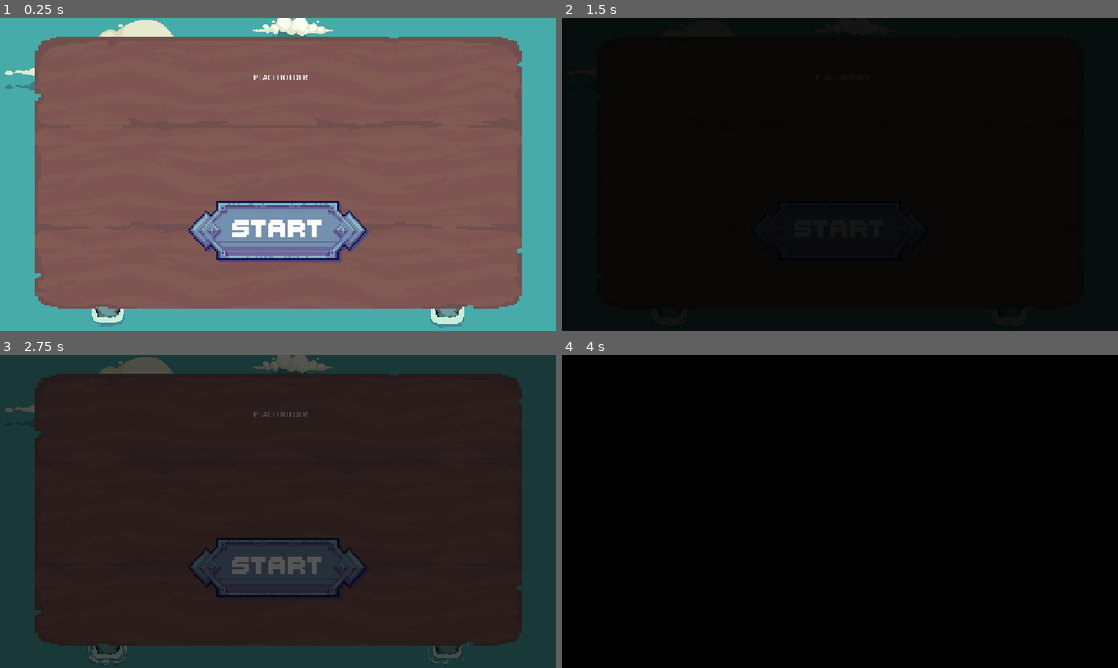
Above: before the commit, frames 1-4 (two rows, left to right).
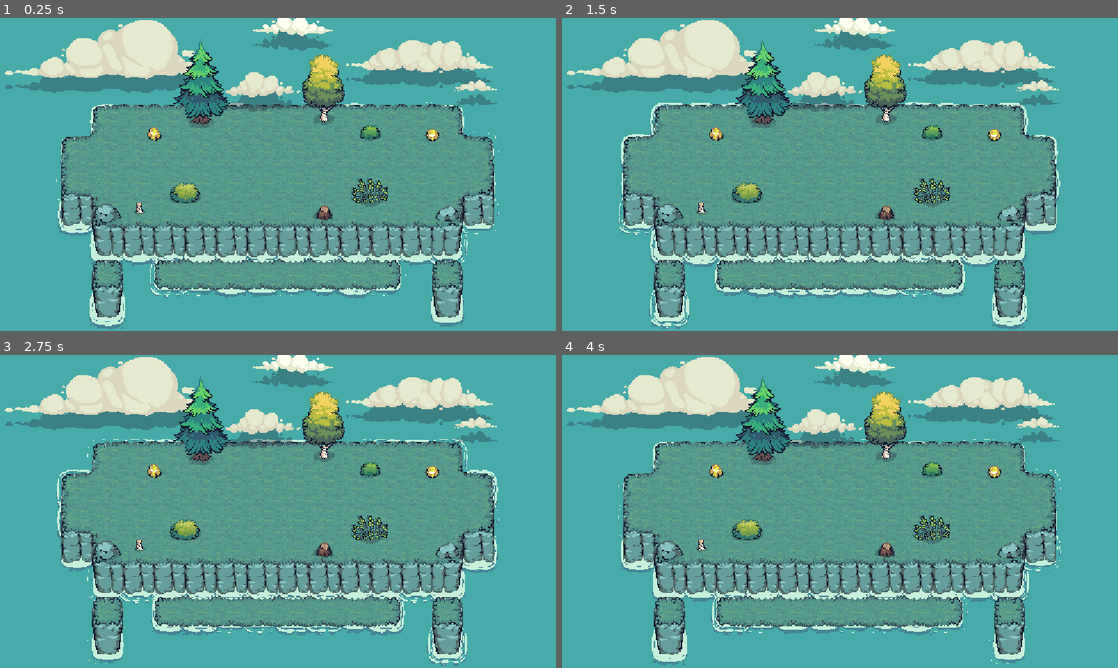
Above: after the commit, the same moments.

Repository: diceccoj/deltahacks-12
Game: Godot game, scene res://scenes/camera_stream/camera_stream.tscn
Two runs of this game, one before a commit and one after it. Both use one fixed random seed, a clock stepped at 60 frames per second and the inputs below. This scene is started directly instead of the project's main scene.
Inputs (mouse positions are in pixels of both pictures, inside the frame that each line leads up to):
- Up to frame 1 (0.25 s): no input
- Up to frame 2 (1.5 s): click (840, 230) at 0.5 s, where only the run before the commit has a clickable "START"; click (840, 230) at 1.25 s, where only the run before the commit has a clickable "START"
- Up to frame 3 (2.75 s): click (278, 567) at 2 s, where only the run before the commit has a clickable "START"
- Up to frame 4 (4 s): no input

The runs differ from the first frame. In frame 1, 75% of the frame differs, in the area x 6-94%, y 6-100%; in frame 2, 100%, in the area x 0-100%, y 0-100%; in frame 3, 98%; in frame 4, 100%.

Commit message:
transitions for missed buttons

Diff:
--- a/scenes/camera_stream/camera_stream.tscn
+++ b/scenes/camera_stream/camera_stream.tscn
@@ -1255,6 +1255,7 @@
 [node name="FadeTimer" type="Timer" parent="FadeAnimation"]
 
 [node name="Startscreen" type="Control" parent="."]
+visible = false
 anchors_preset = 0
 offset_right = 40.0
 offset_bottom = 40.0
@@ -1302,5 +1303,6 @@
 vertical_alignment = 1
 
 [connection signal="pressed" from="Endscreen/PlayAgainButton" to="Endscreen" method="_on_play_again_pressed"]
+[connection signal="timeout" from="FadeAnimation/FadeTimer" to="Endscreen" method="_on_fade_timer_timeout"]
 [connection signal="timeout" from="FadeAnimation/FadeTimer" to="Startscreen" method="_on_fade_timer_timeout"]
 [connection signal="pressed" from="Startscreen/StartButton" to="Startscreen" method="_on_start_button_pressed"]
--- a/scenes/endscreen.gd
+++ b/scenes/endscreen.gd
@@ -5,6 +5,9 @@
 @onready var blue_wins := $BlueTeamWins
 @onready var scroll := $Scroll
 @onready var play_again := $PlayAgainButton
+@onready var fade_animation: ColorRect = $"../FadeAnimation"
+
+var button_type = null
 
 # Called when the node enters the scene tree for the first time.
 func _ready() -> void:
@@ -42,4 +45,13 @@
 
 # Replace with reset to start of game state
 func _on_play_again_pressed() -> void:
-	pass # Replace with function body.
+	button_type = "replay"
+	$"../FadeAnimation".show()
+	$"../FadeAnimation/FadeTimer".start()
+	$"../FadeAnimation/AnimationPlayer".play("fadein") # Replace with function body.
+
+
+func _on_fade_timer_timeout() -> void:
+	if button_type == "replay":
+		get_tree().change_scene_to_file("") #Make this the start screen
+		# Same note, you'll have to link fade in and play it on the new scene
